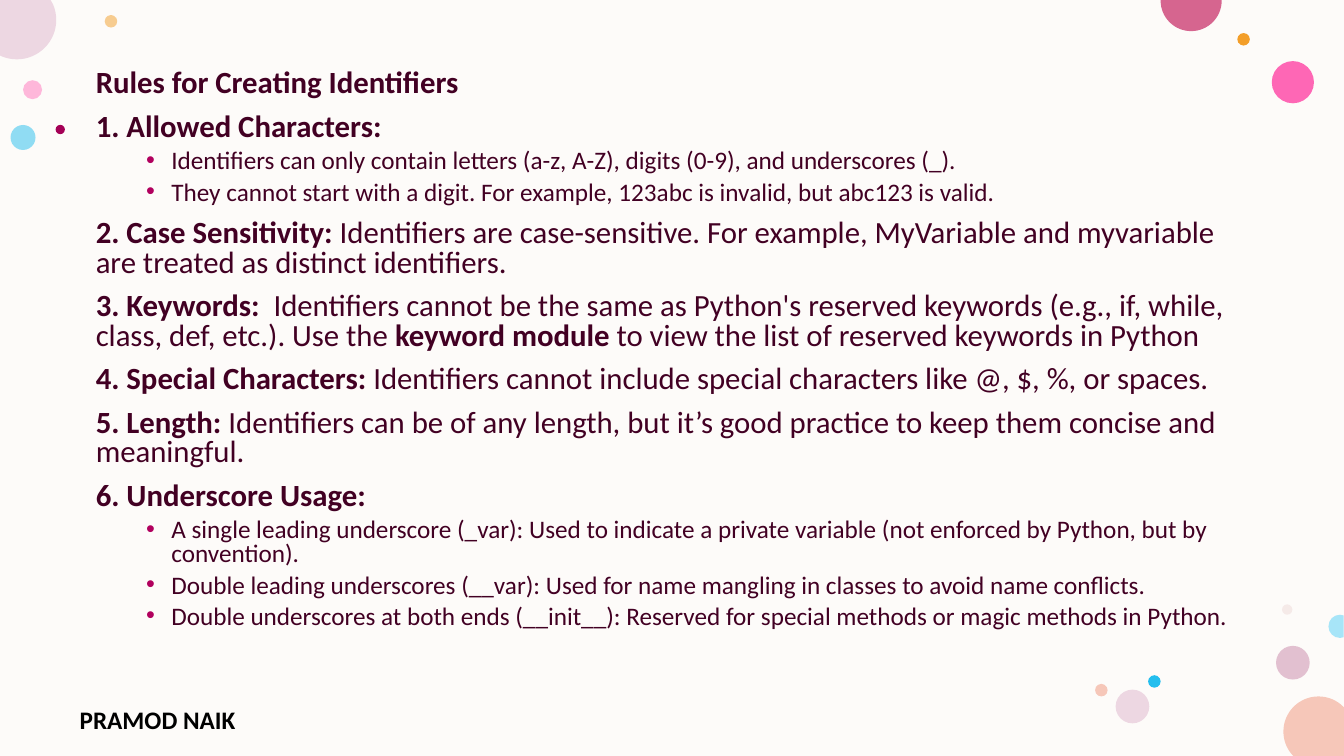
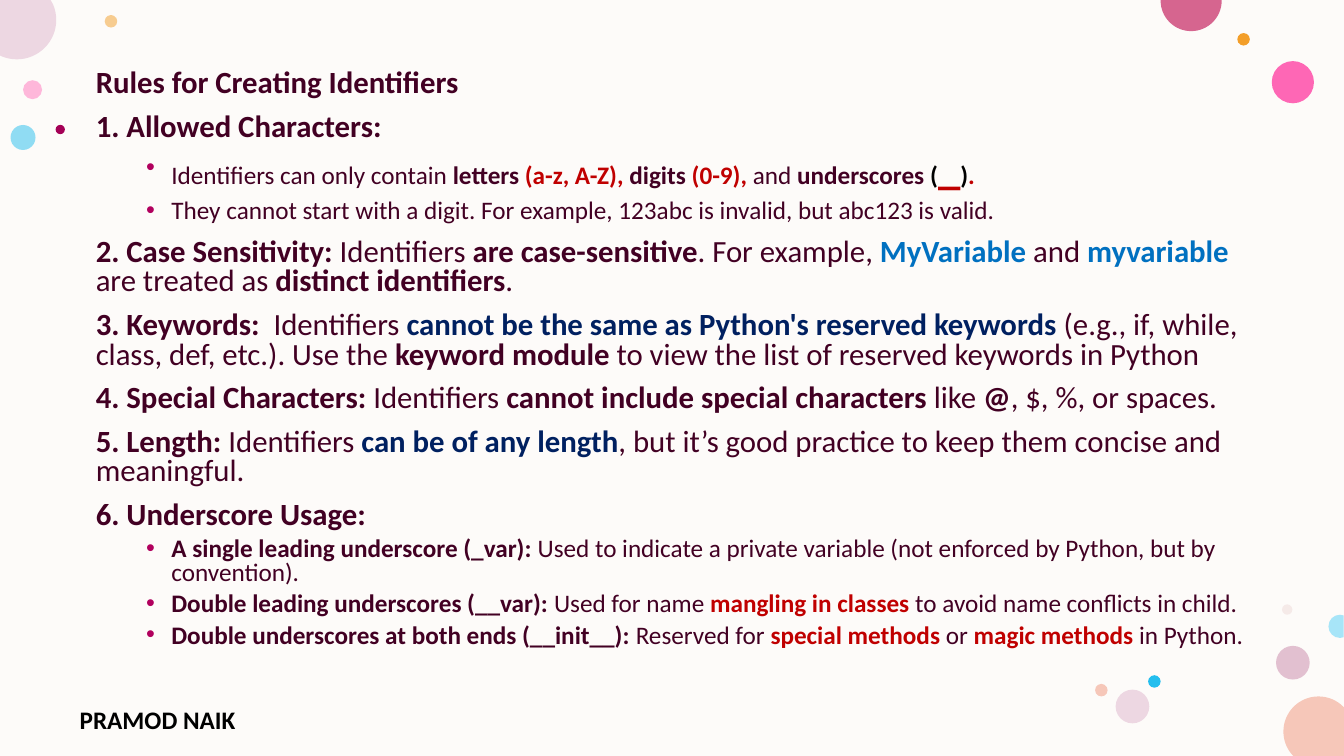
Before and after one commit to PRAMOD-VISHNU-NAIK/MCA-4th-Sem-Python-Shridevi-College, a slide deck: slide 11 of Theory Class-Notes/Module-1 Python Basic Concepts and Programming.pptx. Drawn at 1344x756 pixels with LibreOffice and Linux fonts; fonts in the diff are those of the drawing; background and template pictures are left out. Boxes give left, top, right and bottom in pixels: in the first picture for what was removed or moved away, otherwise in the second. Text is boxed around its words. In the diff, an @@ line names an element or a change of style, - is before the commit and + after.

```diff
--- a/Theory Class-Notes/Module-1 Python Basic Concepts and Programming.pptx
+++ b/Theory Class-Notes/Module-1 Python Basic Concepts and Programming.pptx
@@ text at <box>96,165,1243,649</box>: size 18 to 32 pt, text colour #420023 to #000000 in "(_)."; text colour #420023 to #C00000 in "(a-z, A-Z), (0-9), (_).", "special methods magic methods"; bold on in "letters (a-z, A-Z), digits (0-9), underscores (_).", "are case-sensitive. MyVariable myvariable distinct identifie ...", "cannot be the same as Python's reserved ...", "cannot include special characters @," and 3 more places; text colour #420023 to #0070C0 in "MyVariable myvariable"; text colour #420023 to #002060 in "cannot be the same as Python's reserved ...", "can be of any length," @@
@@ text at <box>171,593,1237,617</box>: text changed; bold on @@
-  • Double leading underscores (__var): Used for name mangling in classes to avoid name conflicts.
+  • Double leading underscores (__var): Used for name mangling in classes to avoid name conflicts in child.
```
Also in this commit, not shown: 8 other slides changed, 7 slides added, 7 slides removed, 1 other file.
